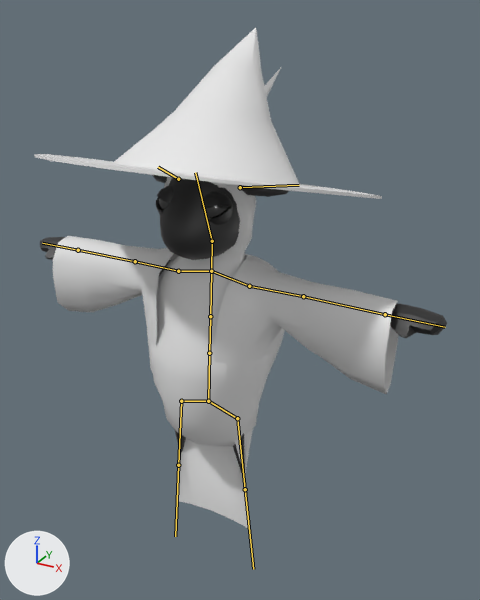
One commit to the Blender file Kazi's Stuffs/Sheep.blend: the scene before it, then after it.
The view is the same before and after, from a 50 mm lens placed at (1.15, -1.85, 1.46), pointed at (-0.08, 0.4, 0.34). The lights are fixed; the arrows at lower left show +X, +Y and +Z. The bones that bend it are drawn over the model as lines.

Names of what the first picture shows: 'BottomEyelid.L', 'BottomEyelid.R', 'Cube.002', 'Cube.004', 'Plane', 'Robes', 'Sphere', 'TopEyelid.L', 'TopEyelid.R', 'Wool', 'hat'.
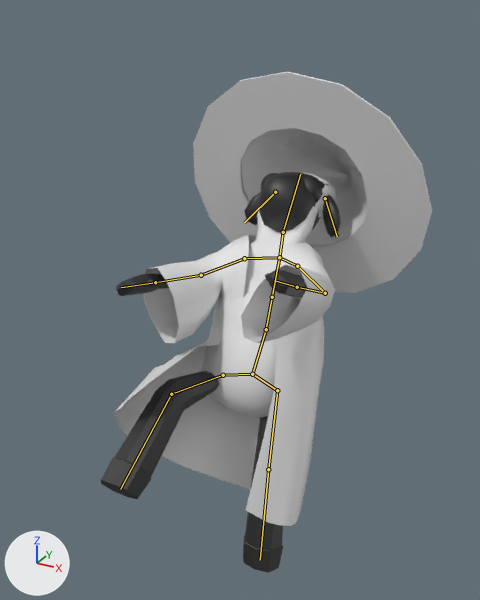
Commit message: Sheep hurt animation done

The newer file adds an action. The first version stands in its rest pose; the second is drawn at frame 4 of the action 'Hurt'.

Location of each change, [x1, y1, x2, y2] in pixels of the pictures (480 x 600 px):
'Robes', posed (36% narrower): before [53, 236, 398, 531]; after [115, 235, 335, 526]
'hat', posed (31% narrower, 29% taller): before [34, 28, 382, 199]; after [193, 72, 432, 293]
'Wool', posed (10% wider, 9% shorter): before [150, 177, 272, 446]; after [202, 172, 336, 418]
'Plane', posed: before [40, 237, 447, 548]; after [101, 270, 307, 573]
'Cube.002', posed: before [160, 178, 240, 260]; after [259, 172, 329, 232]
'Cube.004', posed: before [152, 175, 289, 197]; after [244, 193, 341, 237]
'TopEyelid.L', posed: before [201, 192, 233, 209]; after [303, 177, 321, 196]
'Sphere', posed (not visible afterwards): before [159, 198, 230, 218]
'BottomEyelid.L', posed: before [208, 204, 233, 225]; after [310, 187, 322, 201]
'TopEyelid.R', posed: before [157, 185, 173, 204]; after [261, 173, 278, 189]
'BottomEyelid.R', posed (not visible afterwards): before [156, 198, 163, 215]
bone 'SpineBone.1', root to tip: before (208, 401) to (209, 353); after (252, 374) to (266, 329)
bone 'SpineBone.2', root to tip: before (209, 353) to (210, 316); after (266, 329) to (272, 297)
bone 'NeckBone', root to tip: before (211, 271) to (212, 241); after (279, 257) to (283, 232)
bone 'HeadBone', root to tip: before (212, 241) to (195, 172); after (283, 232) to (300, 174)
bone 'Ear.L', root to tip: before (240, 187) to (299, 185); after (325, 198) to (337, 236)
bone 'Ear.R', root to tip: before (178, 179) to (158, 167); after (275, 192) to (244, 222)
bone 'ShoulderBone.L', root to tip: before (211, 271) to (249, 286); after (279, 257) to (297, 266)
bone 'UpperArmBone.L', root to tip: before (249, 286) to (303, 296); after (297, 266) to (325, 293)
bone 'ForeArmBone.L', root to tip: before (303, 296) to (385, 314); after (325, 293) to (297, 287)
bone 'ShoulderBone.R', root to tip: before (211, 271) to (178, 271); after (279, 257) to (244, 258)
bone 'UpperArmBone.R', root to tip: before (178, 271) to (135, 261); after (244, 258) to (201, 275)
bone 'ForeArmBone.R', root to tip: before (135, 261) to (78, 250); after (201, 275) to (155, 282)

What the commit changed:
Bone 'SpineBone.1' (bone_spinebone_1) moves from (0.0, 0.0, 0.0) to (0.0, -0.041, -0.36).
Bone 'SpineBone.1' (bone_spinebone_1) turns from (0, 0, 0) to (-36, 8, -5) degrees about its own x, y and z.
Bone 'SpineBone.2' (bone_spinebone_2) turns from (0, 0, 0) to (17, -1, 3) degrees about its own x, y and z.
Bone 'NeckBone' (bone_neckbone) turns from (0, 0, 0) to (5, -11, 0) degrees about its own x, y and z.
Bone 'HeadBone' (bone_headbone) turns from (0, 0, 0) to (-44, 0, 0) degrees about its own x, y and z.
Bone 'Ear.L' (bone_ear_l) turns from (0, 0, 0) to (0, 0, -55) degrees about its own x, y and z.
Bone 'Ear.R' (bone_ear_r) turns from (0, 0, 0) to (0, 0, 55) degrees about its own x, y and z.
Bone 'TopEyeLid.L' (bone_topeyelid_l) moves from (0.0, 0.0, 0.0) to (0.061, -0.018, -0.139).
Bone 'TopEyeLid.R' (bone_topeyelid_r) moves from (0.0, 0.0, 0.0) to (-0.061, -0.011, -0.14).
Bone 'BottomEyeLid.L' (bone_bottomeyelid_l) moves from (0.0, 0.0, 0.0) to (0.124, -0.001, 0.063).
Bone 'BottomEyeLid.R' (bone_bottomeyelid_r) moves from (0.0, 0.0, 0.0) to (-0.124, 0.014, 0.061).
Bone 'ShoulderBone.L' (bone_shoulderbone_l) turns from (0, 0, 0) to (48, 1, 0) degrees about its own x, y and z.
Bone 'UpperArmBone.L' (bone_upperarmbone_l) turns from (0, 0, 0) to (-14, -8, -26) degrees about its own x, y and z.
Bone 'ForeArmBone.L' (bone_forearmbone_l) turns from (0, 0, 0) to (69, -1, 0) degrees about its own x, y and z.
Bone 'ShoulderBone.R' (bone_shoulderbone_r) turns from (0, 0, 0) to (23, -1, 0) degrees about its own x, y and z.
Bone 'UpperArmBone.R' (bone_upperarmbone_r) turns from (0, 0, 0) to (-12, 7, 30) degrees about its own x, y and z.
Bone 'ForeArmBone.R' (bone_forearmbone_r) turns from (0, 0, 0) to (57, 1, 0) degrees about its own x, y and z.
Bone 'LegIK.L' (bone_legik_l) moves from (0.0, 0.0, 0.0) to (0.0, 0.056, 0.0).
Bone 'LegIK.R' (bone_legik_r) moves from (0.0, 0.0, 0.0) to (0.496, -0.332, 0.054).
Bone 'LegPole.L' (bone_legpole_l) moves from (0.0, 0.0, 0.0) to (-0.012, 1.0, 0.198).
Bone 'LegPole.R' (bone_legpole_r) moves from (0.0, 0.0, 0.0) to (-1.361, 1.064, 0.078).
